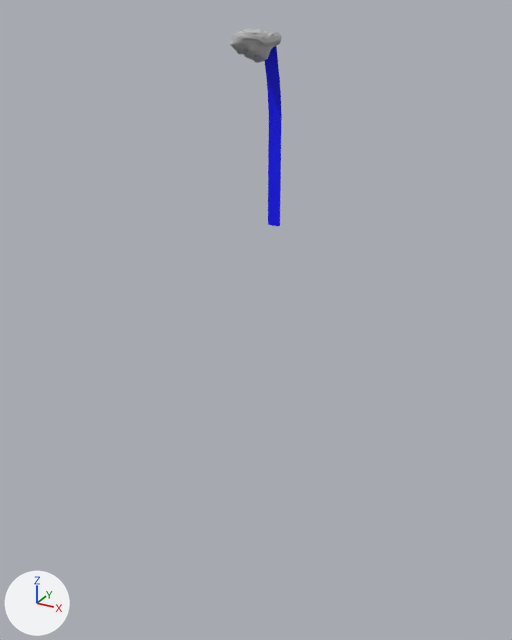
The FBX model Game/Assets/Models/Islands/island-waterfall.fbx: old version first, new version second.
The view is the same before and after, from a 50 mm camera at (2.99, -5.44, 0.28) aimed at (-0.15, 0.27, -2.58). The axes (+X, +Y, +Z) are drawn at lower left. The lights are the same throughout. Where no turn or scale is listed for an object, it has been applied to the vertices.

The first picture shows 'island', 'waterfall'.
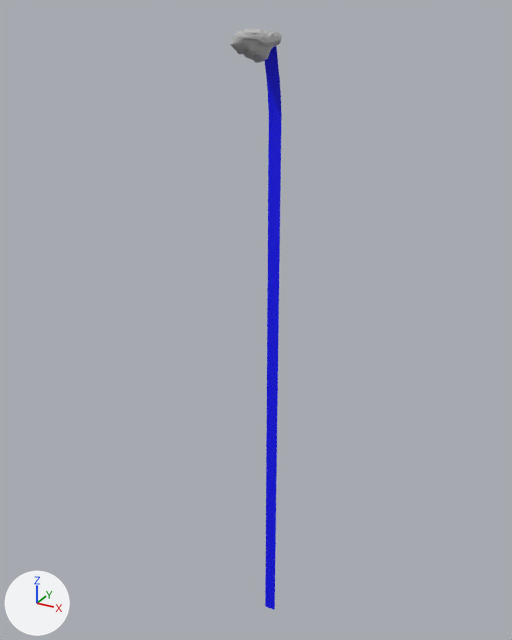
The change in detail:
me_mesh_001 has 119 vertices, 96 faces and spans x -0.08..0.07, y 0.0..0.3, z -1.69..0.01.
me_mesh_001 is used by ob_waterfall; location (0.0, 0.04, 0.09).
Verts and faces of me_mesh_001; kept vertices keep their numbers, new ones are numbered from 119.
Before the commit, vertices of me_mesh_001: 112 (0.06, 0.3, -1.68) at pixel (280, 226), 113 (0.04, 0.3, -1.69) at pixel (277, 226), 114 (0.02, 0.3, -1.69) at pixel (275, 226), 115 (0.0, 0.3, -1.69) at pixel (273, 225), 116 (-0.02, 0.3, -1.69) at pixel (271, 225).
Before the commit, vertices of me_mesh_001: 117 (-0.04, 0.3, -1.69) at pixel (269, 225), 118 (-0.06, 0.3, -1.68) at pixel (267, 224).
Part 1, on me_mesh_001:
New vertices 119 to 123 stand at vertices 113 to 117, in that order, plus (0.0, 0.0, -4.79).
New vertex 124 is at (0.06, 0.3, -6.48), pixel (274, 609).
New vertex 125 is at (-0.06, 0.3, -6.48), pixel (265, 606).
New faces: (112, 124, 119, 113), (113, 119, 120, 114), (114, 120, 121, 115), (115, 121, 122, 116), (116, 122, 123, 117), (117, 123, 125, 118).

Location of each change, (x1, y1, x2, y2) in pixels of the pictures (512 x 640 px):
'waterfall', reshaped (212% taller)
    before: (265, 46, 282, 226)
    after: (265, 46, 282, 610)
part 1 of me_mesh_001, added (blue)
    after: (265, 225, 280, 610)
